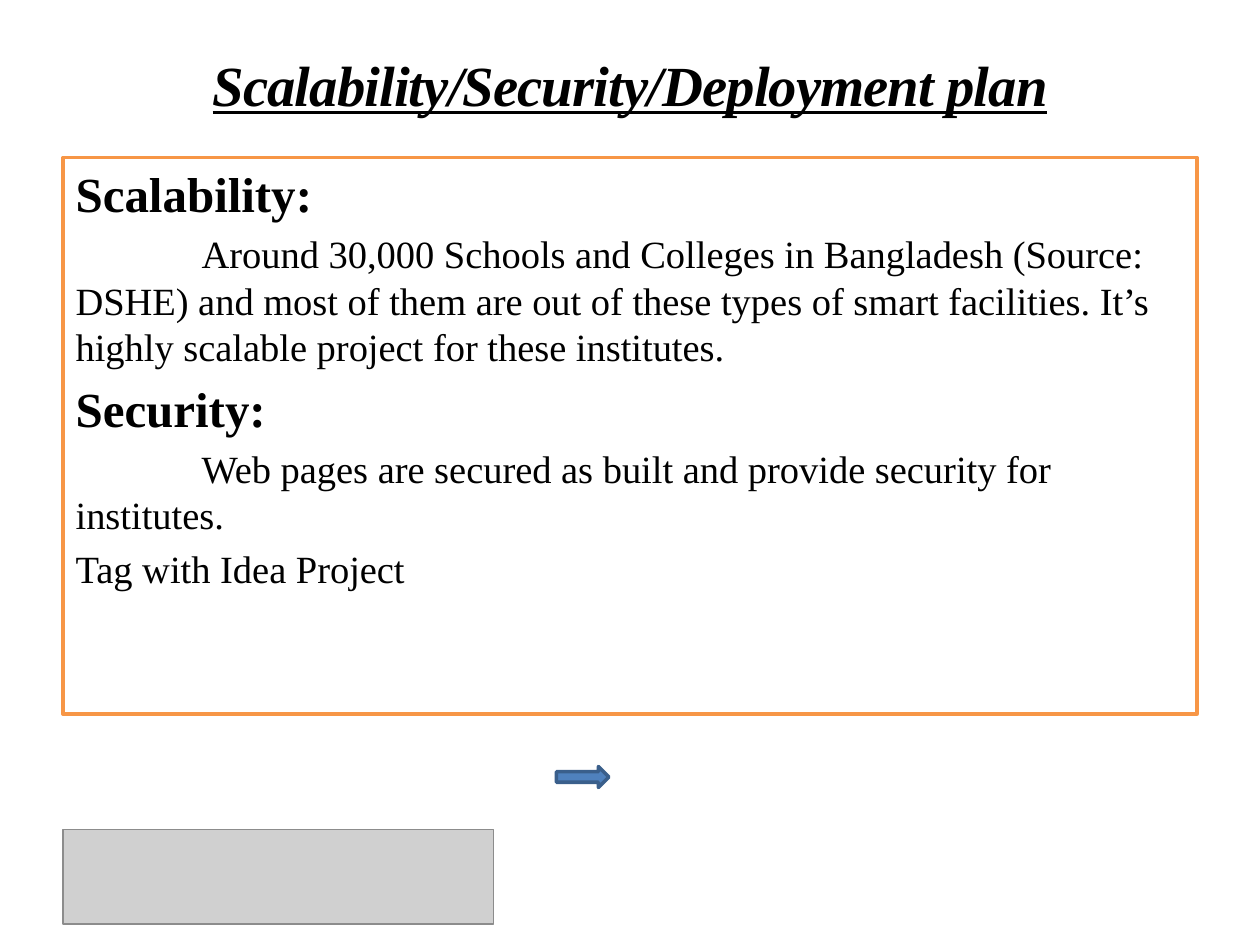
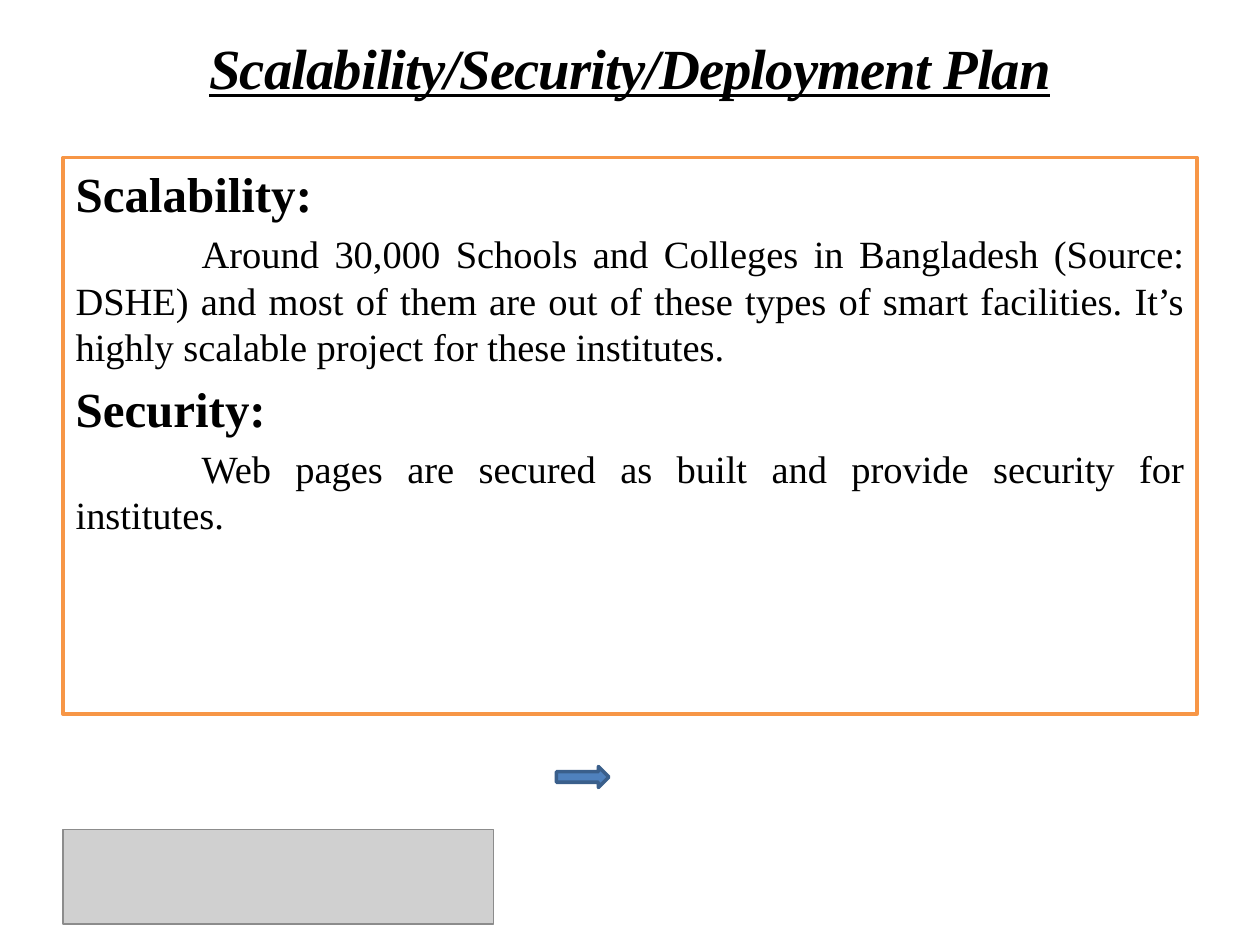
Before and after one commit to Shuvoneel/SRCL, a slide deck: slide 19 of Startup/Presentation_iDEA.pptx. Drawn at 1260x945 pixels with LibreOffice and Linux fonts; fonts in the diff are those of the drawing; grey boxes stand for pictures; background and template pictures are left out. Boxes give left, top, right and bottom in pixels: in the first picture for what was removed or moved away, otherwise in the second. Text is boxed around its words. In the diff, an @@ line names an element or a change of style, - is before the commit and + after.

Commit message:
dshe-proposal & scan copy folder

```diff
--- a/Startup/Presentation_iDEA.pptx
+++ b/Startup/Presentation_iDEA.pptx
@@ title at [209, 49, 1050, 100]: text changed @@
-Scalability/Security/Deployment plan
+Scalability/Security/Deployment Plan
@@ text "Scalability:" at [63, 158, 1197, 714]: alignment left to justified @@
@@ text at [76, 556, 405, 591]: paragraph removed @@
-Tag with Idea Project
```
Also in this commit, not shown: 23 other slides changed, 22 other files.
